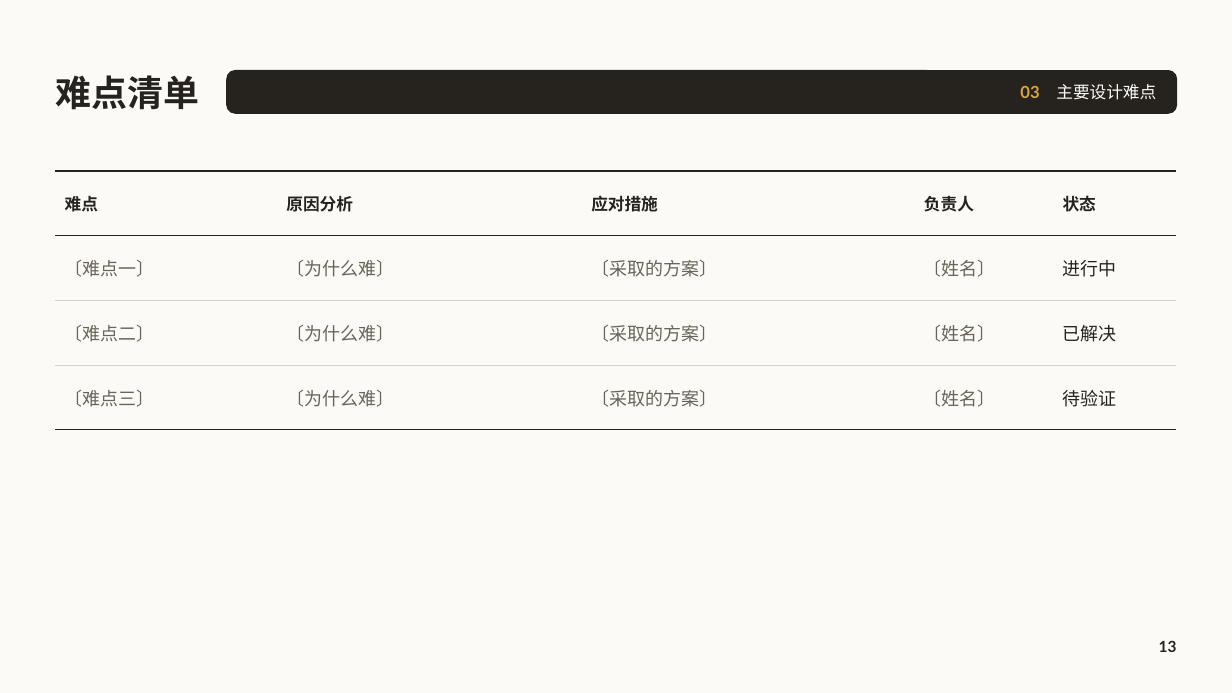
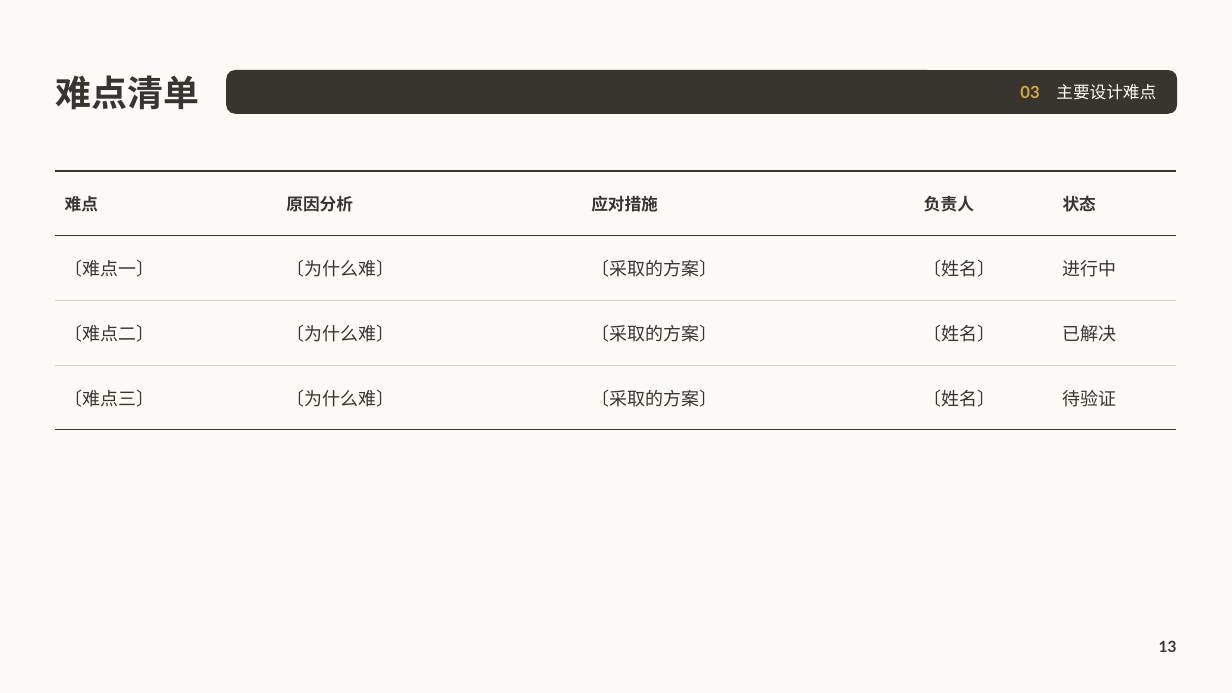
Before and after one commit to cyx3705/0000-000, a slide deck: slide 13 of z-Unused/b-Office/项目报告.pptx. Drawn at 1232x693 pixels with LibreOffice and Linux fonts; fonts in the diff are those of the drawing; background and template pictures are left out. Boxes give left, top, right and bottom in pixels: in the first picture for what was removed or moved away, otherwise in the second. Text is boxed around its words. In the diff, an @@ line names an element or a change of style, - is before the commit and + after.

```diff
--- a/z-Unused/b-Office/项目报告.pptx
+++ b/z-Unused/b-Office/项目报告.pptx
@@ text "难点清单" at [55, 75, 199, 110]: text colour #26231E to #38352F @@
@@ rounded rectangle at [227, 71, 1177, 114]: fill #26231E to #38352F; outline #26231E 1 pt to #38352F 1 pt @@
@@ table at [55, 171, 1177, 411] @@
@@ text colour #26231E to #38352F in "难点", "原因分析", "应对措施", "负责人" and 4 more places @@
@@ text colour #6A6458 to #38352F in "〔难点一〕", "〔为什么难〕", "〔采取的方案〕", "〔姓名〕" and 8 more places @@
@@ borders changed @@
@@ page number at [1159, 641, 1177, 652]: text colour #26231E to #38352F @@
```
Also in this commit, not shown: 21 other slides changed, 3 other files.
